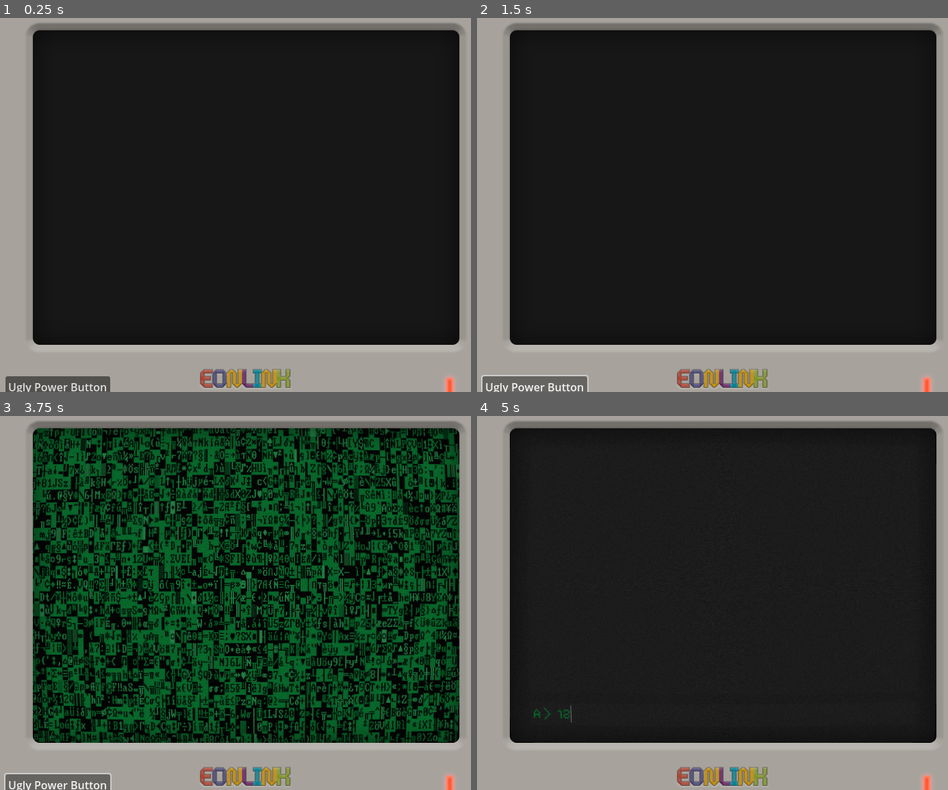
Above: before the commit, frames 1-4 (two rows, left to right).
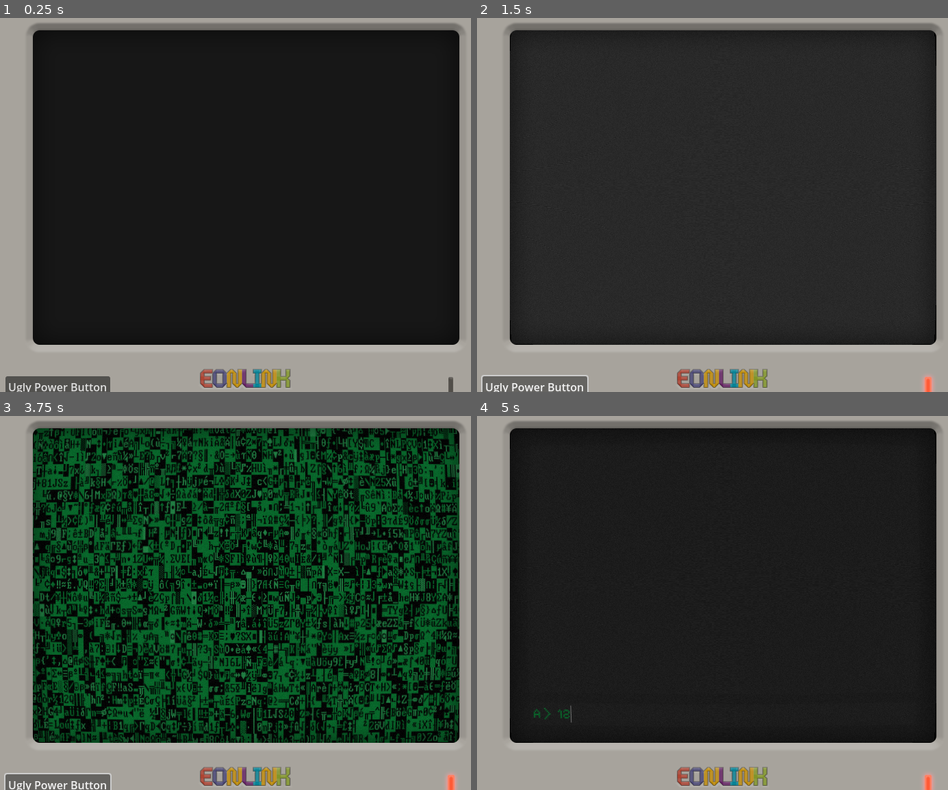
Above: after the commit, the same moments.

Repository: the-archbishop/temporal_ties
Game: Godot game, scene res://Assets/Scenes/intro.tscn
The game is run twice, just before and just after one commit, with the same random seed, the same clock (stepped at 60 frames per second) and the same inputs.
Inputs (mouse positions are in pixels of both pictures, inside the frame that each line leads up to):
- Up to frame 1 (0.25 s): no input
- Up to frame 2 (1.5 s): click "Ugly Power Button" at 0.5 s; click "Ugly Power Button" at 1.25 s
- Up to frame 3 (3.75 s): click "Ugly Power Button" at 2 s; tap Enter at 2.75 s; tap Space at 3.5 s
- Up to frame 4 (5 s): click (736, 715) at 4.27 s; type "12" at 4.35 s

The runs differ from the first frame. In frame 1, less than 0.1% of the frame differs, in the area x 94-97%, y 95-100%; in frame 2, 11%, in the area x 9-97%, y 6-100%; in frame 3, less than 0.1%; in frame 4, less than 0.1%.

Commit message:
added power light toggle

Diff:
--- a/Assets/Scenes/intro.tscn
+++ b/Assets/Scenes/intro.tscn
@@ -1,8 +1,10 @@
-[gd_scene load_steps=6 format=3 uid="uid://bxwkpceh8nvg2"]
+[gd_scene load_steps=8 format=3 uid="uid://bxwkpceh8nvg2"]
 
 [ext_resource type="Script" path="res://Assets/Scripts/Intro.gd" id="1_ynidc"]
+[ext_resource type="Texture2D" uid="uid://c8cne774yid1" path="res://Assets/Art/Images/computerLightOn.png" id="2_fm8ii"]
 [ext_resource type="Texture2D" uid="uid://c36mi1g3ykjpn" path="res://Assets/Art/Images/loading.png" id="3_4pajs"]
 [ext_resource type="Texture2D" uid="uid://1hupi6582gta" path="res://Assets/Art/Images/retroScreen2.png" id="3_7tgxq"]
+[ext_resource type="Texture2D" uid="uid://hhhttcew0c22" path="res://Assets/Art/Images/computerLightOff.png" id="3_befi0"]
 [ext_resource type="Shader" path="res://Assets/Shaders/crt_shader.gdshader" id="9_c4qv1"]
 
 [sub_resource type="ShaderMaterial" id="ShaderMaterial_irgh5"]
@@ -26,6 +28,17 @@
 offset_right = 100.0
 offset_bottom = 608.0
 text = "Ugly Power Button"
+
+[node name="ComputerLightOn" type="Sprite2D" parent="."]
+visible = false
+z_index = 1002
+position = Vector2(694, 591)
+texture = ExtResource("2_fm8ii")
+
+[node name="ComputerLightOff" type="Sprite2D" parent="."]
+z_index = 1002
+position = Vector2(694, 591)
+texture = ExtResource("3_befi0")
 
 [node name="ComputerMonitor" type="Sprite2D" parent="."]
 z_index = 1000
--- a/Assets/Scenes/main.tscn
+++ b/Assets/Scenes/main.tscn
@@ -6,6 +6,7 @@
 [ext_resource type="Script" path="res://Assets/Scripts/CommandProcessor.gd" id="2_6ctg6"]
 [ext_resource type="FontFile" uid="uid://dbwsdonxlisbk" path="res://Assets/Fonts/PixelifySans-Regular.ttf" id="3_bjp0o"]
 [ext_resource type="Script" path="res://Assets/Scripts/Input.gd" id="3_pnkl6"]
+[ext_resource type="Texture2D" uid="uid://c8cne774yid1" path="res://Assets/Art/Images/computerLightOn.png" id="3_y55v4"]
 [ext_resource type="Texture2D" uid="uid://ymkyf46x6it8" path="res://Assets/Art/Images/increment_scroll.png" id="4_dogro"]
 [ext_resource type="Script" path="res://Assets/Scripts/Scroll.gd" id="4_xxybq"]
 [ext_resource type="Texture2D" uid="uid://bjc0ngafokpcx" path="res://Assets/Art/Images/decrement_scroll.png" id="5_qfxlo"]
@@ -51,6 +52,11 @@
 
 [node name="CommandProcessor" type="Node" parent="."]
 script = ExtResource("2_6ctg6")
+
+[node name="ComputerLightOn" type="Sprite2D" parent="."]
+z_index = 1002
+position = Vector2(694, 591)
+texture = ExtResource("3_y55v4")
 
 [node name="ComputerMonitor" type="Sprite2D" parent="."]
 z_index = 1000
--- a/Assets/Scripts/CommandProcessor.gd
+++ b/Assets/Scripts/CommandProcessor.gd
@@ -17,10 +17,10 @@
 
 
 func help():
-	return """This is a multi-line
-		string in GDScript.
-		You can use triple quotes
-		to write text on multiple lines."""
+	return """Lorem ipsum dolor sit amet,
+		consectetur adipiscing elit,
+		sed do eiusmod tempor
+		incididunt ut labore et dolore."""
 
 
 func dir():
--- a/Assets/Scripts/Intro.gd
+++ b/Assets/Scripts/Intro.gd
@@ -2,19 +2,24 @@
 
 
 @onready var computer_screen_off = $ComputerScreen_Off
+@onready var power_light_on = $ComputerLightOn
+@onready var power_light_off = $ComputerLightOff
 @onready var weird_load_screen = $Loading
 
 
+func _ready():
+	computer_screen_off.visible == true
+	power_light_off.visible == true
+
+
 func _on_button_pressed():
-	# TODO: Toggle light on monitor
-
-	# Toggle screen on/off
+	# Toggle screen and power light on
 	if computer_screen_off.visible == true:
 		computer_screen_off.visible = false
-	else:
-		computer_screen_off.visible = true
+		power_light_off.visible = false
+		power_light_on.visible = true
 
-	# TODO: Play some kind of loading animation
+	# Play some kind of loading animation
 	await get_tree().create_timer(3.0).timeout
 	weird_load_screen.visible = true
 	await get_tree().create_timer(0.25).timeout
Binary file added: Assets/Art/Images/computerLightOff.png
Not shown, added: Assets/Art/Images/computerLightOff.png.import
Binary file added: Assets/Art/Images/computerLightOn.png
Not shown, added: Assets/Art/Images/computerLightOn.png.import
Binary file changed: Assets/Art/Images/retroScreen2.png
Not shown: 1 places in Assets/Scenes/main.tscn that only renumber resources
